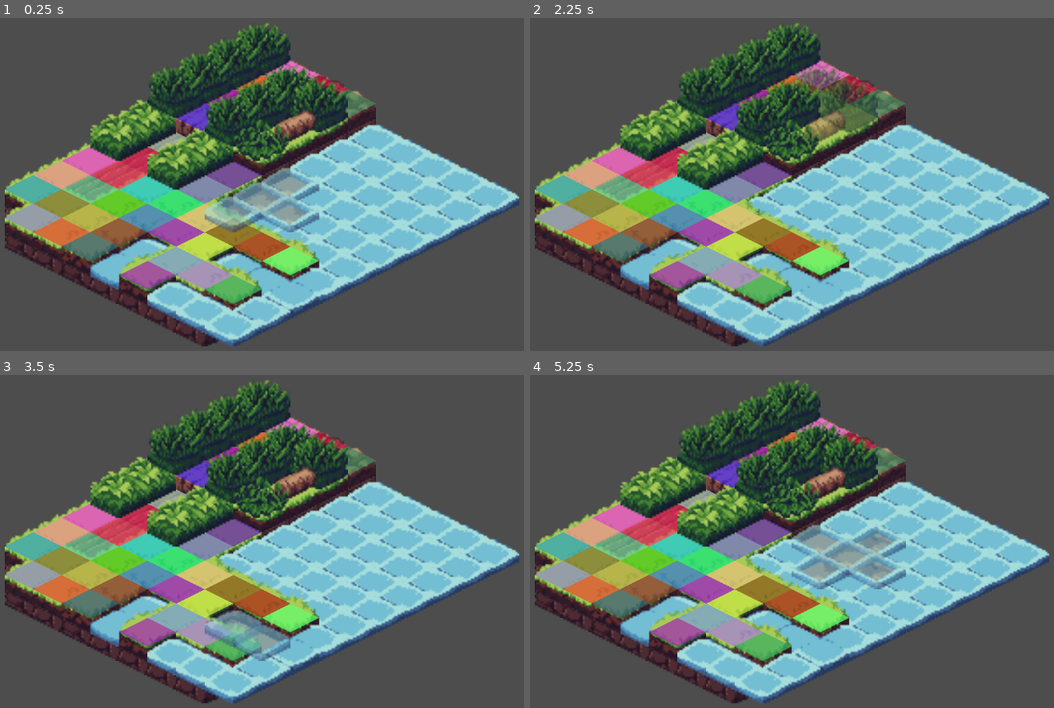
Above: before the commit, frames 1-4 (two rows, left to right).
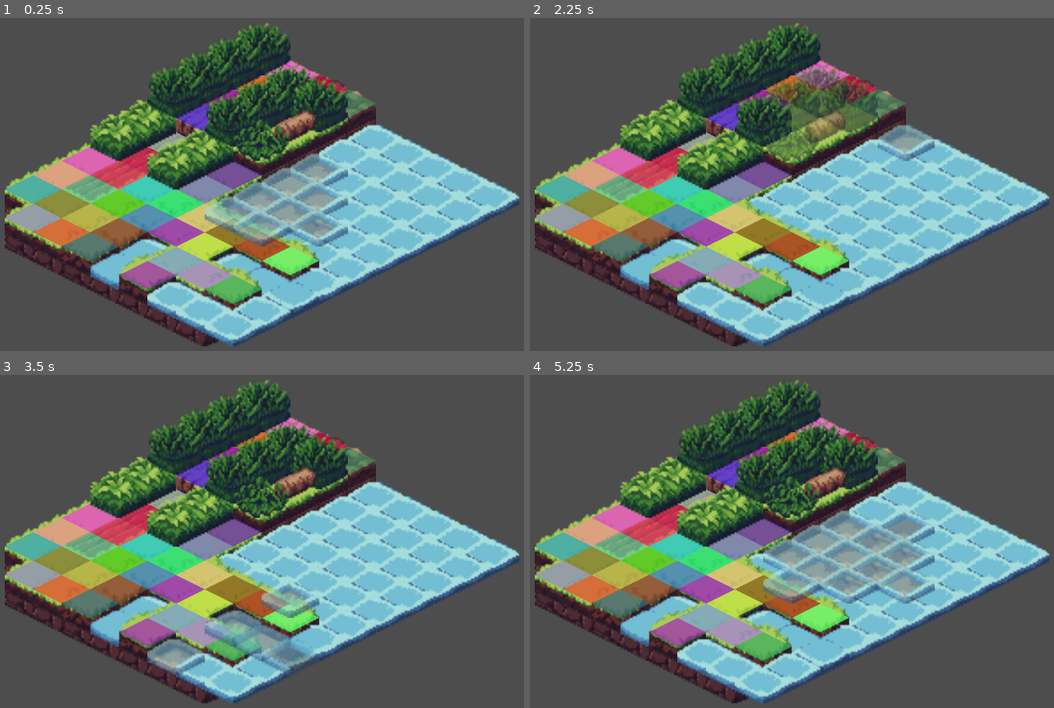
Above: after the commit, the same moments.

Repository: ActualCannibalPanda/Godrogue
Game: Godot game, scene res://assets/maps/game.tscn
Two runs of this game, one before a commit and one after it. Both use one fixed random seed, a clock stepped at 60 frames per second and the inputs below.
Inputs (mouse positions are in pixels of both pictures, inside the frame that each line leads up to):
- Up to frame 1 (0.25 s): no input
- Up to frame 2 (2.25 s): tap Enter at 0.5, 2 s; move the mouse to (943, 167) at 0.52 s; tap I at 0.6, 1.35, 2.1 s; tap Space at 1.25 s; move the mouse to (676, 201) at 1.27 s; move the mouse to (865, 104) at 2.02 s
- Up to frame 3 (3.5 s): tap Space at 2.75 s; move the mouse to (241, 611) at 2.77 s; tap I at 2.85 s
- Up to frame 4 (5.25 s): tap Enter at 3.5 s; move the mouse to (996, 594) at 3.52 s; tap I at 3.6, 4.35, 5.1 s; tap Space at 4.25 s; move the mouse to (613, 488) at 4.27 s; move the mouse to (833, 541) at 5.02 s

The runs differ from the first frame. In frame 1, 2.1% of the frame differs, in the area x 44-67%, y 40-69%; in frame 2, 2.0%; in frame 3, 1.9%; in frame 4, 3.6%, in the area x 44-78%, y 40-69%.

Commit message:
Increase radius of hiding tiles to 2

Diff:
--- a/scripts/mouse_visibility.gd
+++ b/scripts/mouse_visibility.gd
@@ -25,9 +25,18 @@
 				layer.set_cell(map_pos, layer.tile_set.get_source_id(0), layer.get_cell_atlas_coords(map_pos), 1)
 				hidden_cells.push_back(map_pos)
 
-		for neighbour in layer.get_surrounding_cells(map_pos):
-			var neighbour_data = layer.get_cell_tile_data(neighbour)
+		for n in layer.get_surrounding_cells(map_pos):
+			var neighbour_data = layer.get_cell_tile_data(n)
 			if neighbour_data:
 				if not neighbour_data.get_custom_data("walkable"):
-					layer.set_cell(neighbour, layer.tile_set.get_source_id(0), layer.get_cell_atlas_coords(neighbour), 1)
-					hidden_cells.push_back(neighbour)
+					layer.set_cell(n, layer.tile_set.get_source_id(0), layer.get_cell_atlas_coords(n), 1)
+					if not hidden_cells.has(n):
+							hidden_cells.push_back(n)
+
+			for n2 in layer.get_surrounding_cells(n):
+				var n2_data = layer.get_cell_tile_data(n2)
+				if n2_data:
+					if not n2_data.get_custom_data("walkable"):
+						layer.set_cell(n2, layer.tile_set.get_source_id(0), layer.get_cell_atlas_coords(n2), 1)
+						if not hidden_cells.has(n2):
+							hidden_cells.push_back(n2)
